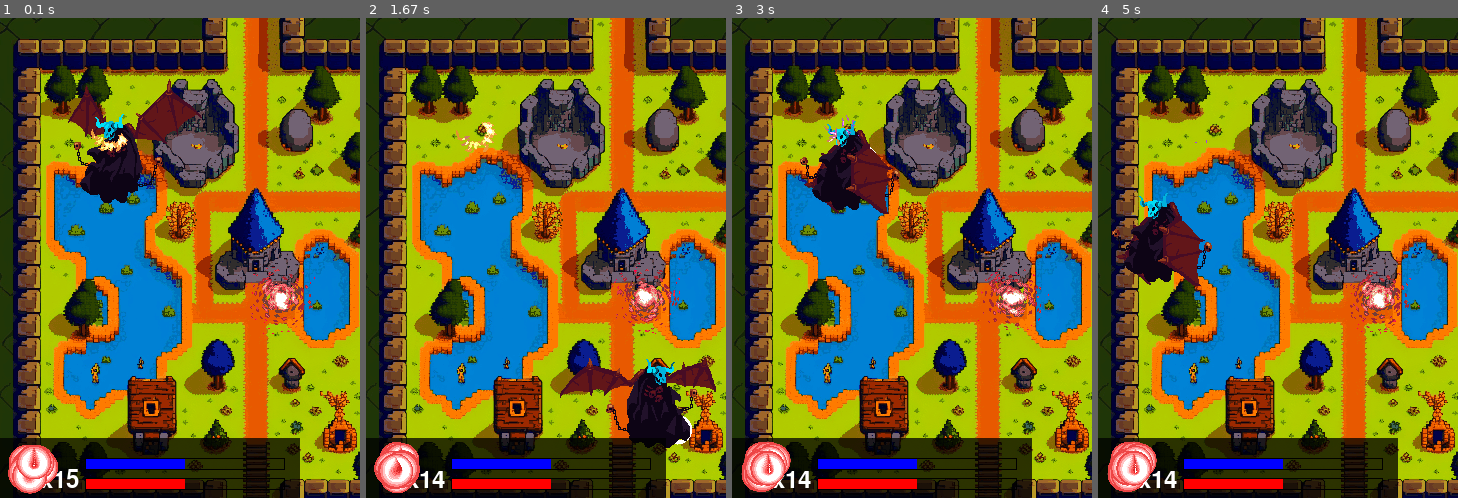
Above: before the commit, frames 1-4 (left to right).
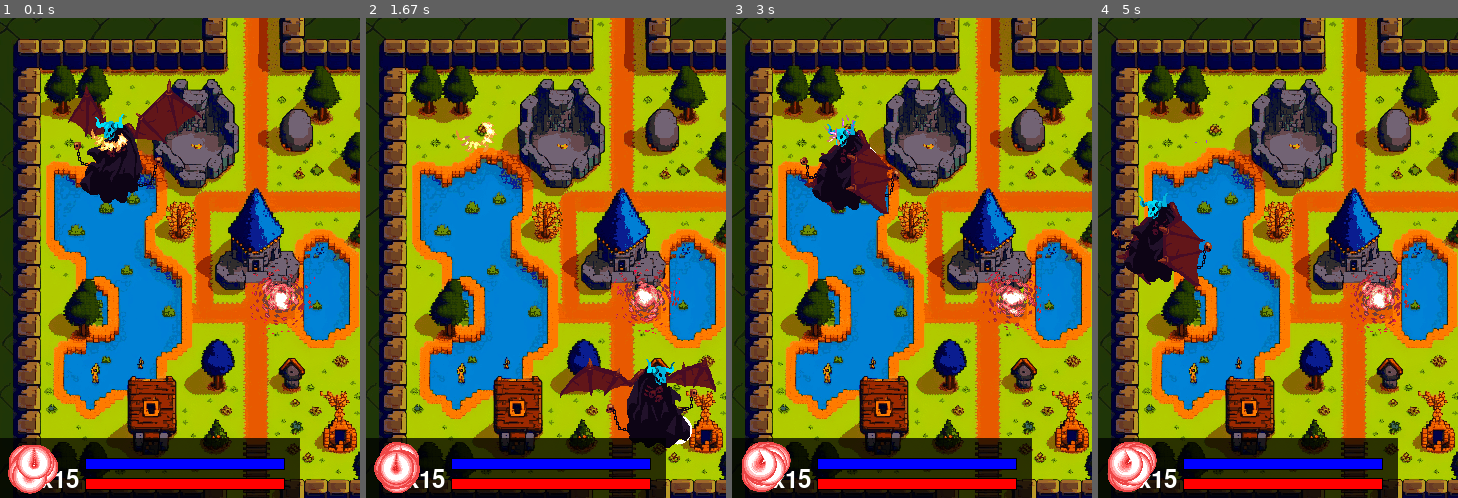
Above: after the commit, the same moments.

Repository: Entropy675/Summoning-Jinn
Game: pygame game, started from src/main.py
Same seed, same stepped clock (60 frames per second), same inputs: the game is played once before the commit and once after it.
Inputs (mouse positions are in pixels of both pictures, inside the frame that each line leads up to):
- Up to frame 1 (0.1 s): no input
- Up to frame 2 (1.67 s): tap Space at 0.33 s; click (549, 286) at 0.72 s; click (434, 186) at 1.05 s; click (675, 426) at 1.38 s
- Up to frame 3 (3 s): click (919, 94) at 1.72 s; click (894, 382) at 2.05 s; click (901, 176) at 2.38 s; click (861, 157) at 2.72 s
- Up to frame 4 (5 s): click (1371, 214) at 3.05 s; click (1389, 248) at 3.38 s; click (1353, 171) at 3.72 s; click (1173, 166) at 4.05 s; click (1292, 238) at 4.38 s; click (1173, 229) at 4.72 s

The runs differ from the first frame. In frame 1, 1.1% of the frame differs, in the area x 51-79%, y 91-99%; in frame 2, 1.6%; in frame 3, 1.7%, in the area x 2-79%, y 89-99%; in frame 4, 1.7%.

Commit message:
Removed demonstration changes

Diff:
--- a/src/player.py
+++ b/src/player.py
@@ -20,9 +20,9 @@
         super().__init__()
 
         self.speed = constants.PLR_SPEED;
-        self.health = constants.PLR_MAX_HEALTH/2; # /2 for demonstration purposes
+        self.health = constants.PLR_MAX_HEALTH;
         self.maxHealth = constants.PLR_MAX_HEALTH;
-        self.mana = constants.PLR_MAX_MANA/2; # /2 for demonstration purposes
+        self.mana = constants.PLR_MAX_MANA;
         self.maxMana = constants.PLR_MAX_MANA;
         image = pygame.image.load("..\\assets\\GothicCharacters\\GPV\\demon-Files\\PNG\demon-idle.png");
 
@@ -54,7 +54,6 @@
                 self.currentSprite = 1;
             self.sprites[self.currentSprite].currentFrameX = 0;
             self.sprites[self.currentSprite].currentFrameY = 0;
-            self.removeHUDsprite();
 
 
     def keyboardCheckUp(self, event): #When key is up
@@ -72,7 +71,7 @@
 
         self.frameCounter = 60
 
-    def removeHUDsprite(self):
+    def removePassPoint(self):
         self.HUDsprites.pop();
         self.escapePoints -= 1;
 
